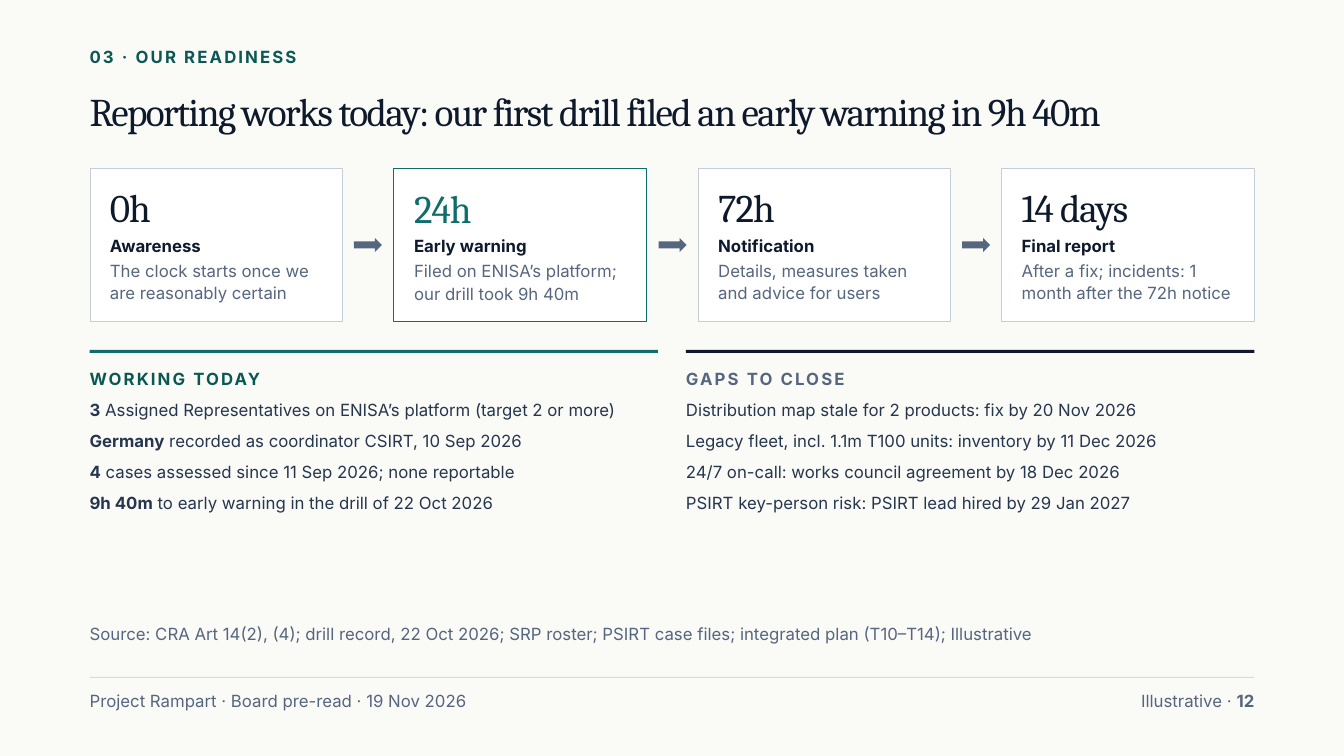
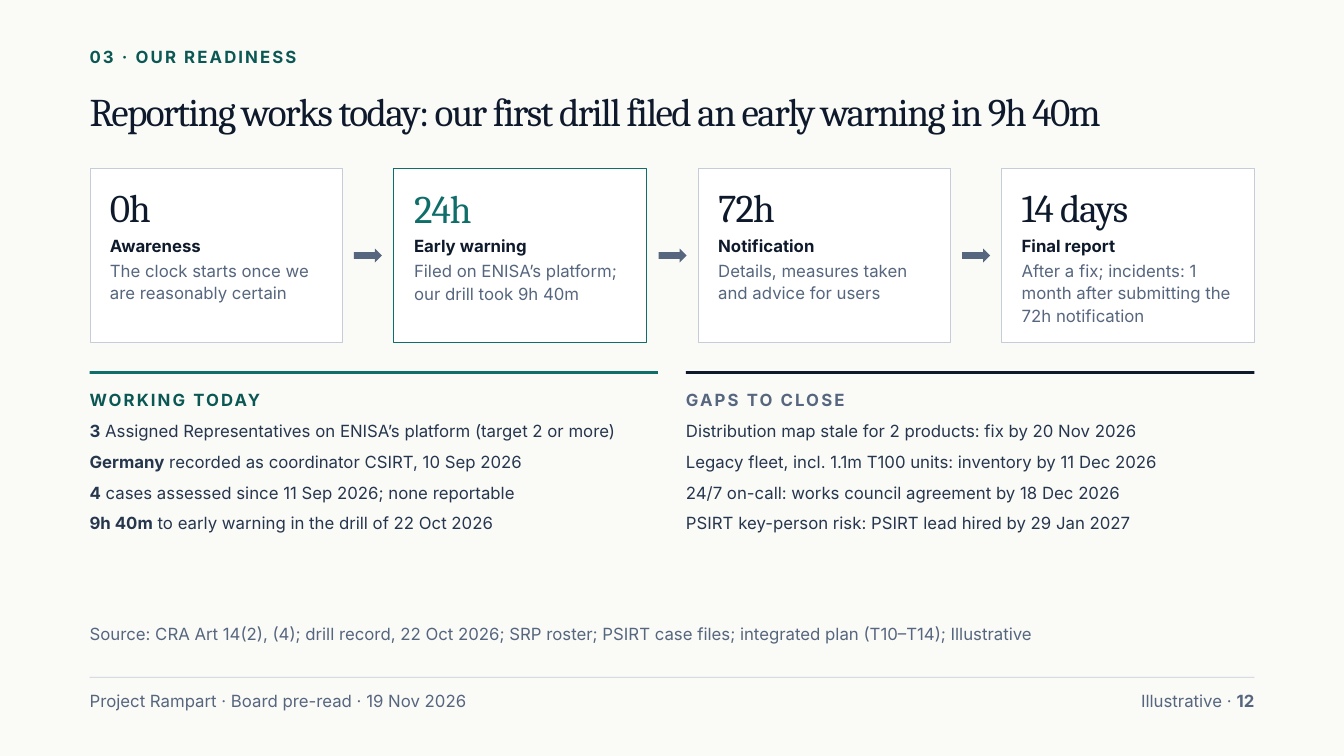
Before and after one commit to smerphy/CRA-Consulting-Pack, a slide deck: slide 12 of pack/out/hosted/D01-board-deck/D01 - Board briefing deck.pptx. Drawn at 1344x756 pixels with LibreOffice and Linux fonts; fonts in the diff are those of the drawing. Boxes give left, top, right and bottom in pixels: in the first picture for what was removed or moved away, otherwise in the second. Text is boxed around its words. In the diff, an @@ line names an element or a change of style, - is before the commit and + after.

```diff
--- a/pack/out/hosted/D01-board-deck/D01 - Board briefing deck.pptx
+++ b/pack/out/hosted/D01-board-deck/D01 - Board briefing deck.pptx
@@ rectangle: place and size @@
-rectangle at [90,168,342,322]
+rectangle at [90,168,342,343]
@@ rectangle: place and size @@
-rectangle at [394,168,647,321]
+rectangle at [394,168,647,342]
@@ rectangle: place and size @@
-rectangle at [699,168,951,322]
+rectangle at [699,168,951,343]
@@ rectangle: place and size @@
-rectangle at [1002,168,1254,322]
+rectangle at [1002,168,1254,343]
@@ 3 right arrows: place and size @@
-3 right arrows at [354,238,991,252]
+3 right arrows at [354,249,991,263]
@@ text at [1022,264,1230,322]: text changed @@
-After a fix; incidents: 1 month after the 72h notice
+After a fix; incidents: 1 month after submitting the 72h notification
@@ 10 texts, 2 rectangles: place and size @@
-10 texts, 2 rectangles at [90,350,1255,513]
+10 texts, 2 rectangles at [90,371,1255,533]
```
Also in this commit, not shown: 1 other slide changed, 25 other files.
